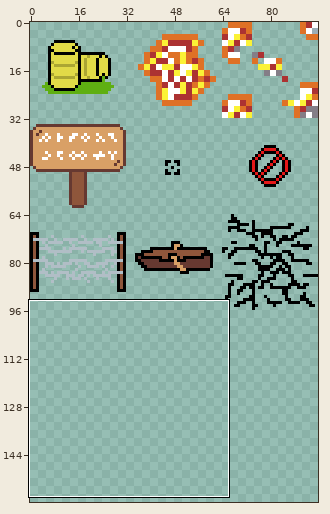
File history of a sprite sheet, Assets/Image/interactable_objects.png. Above, an overview of the earlier version with the close-up marked.
Close-up. Earlier state:
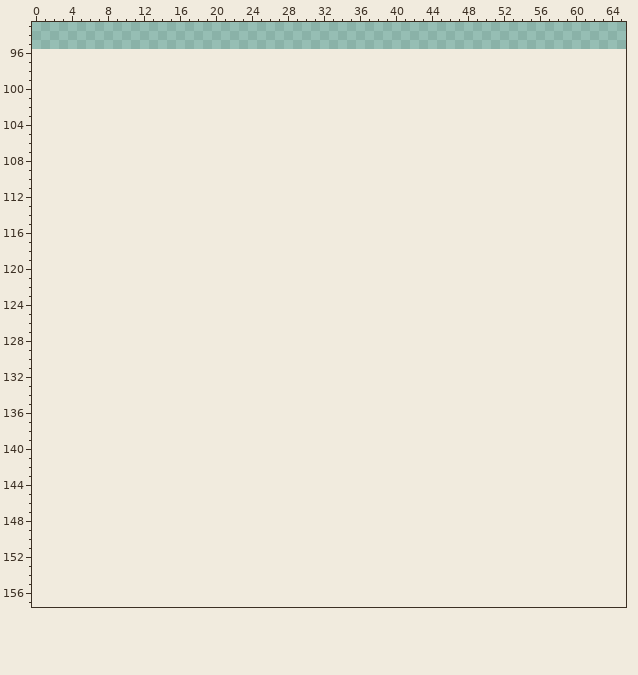
The file is 96x96 pixels. Shown: x 0..65, y 93..157. The old version is drawn lined up with the new one, on the new canvas. The commit also changed other parts of the picture, which this record leaves out.
After the commit:
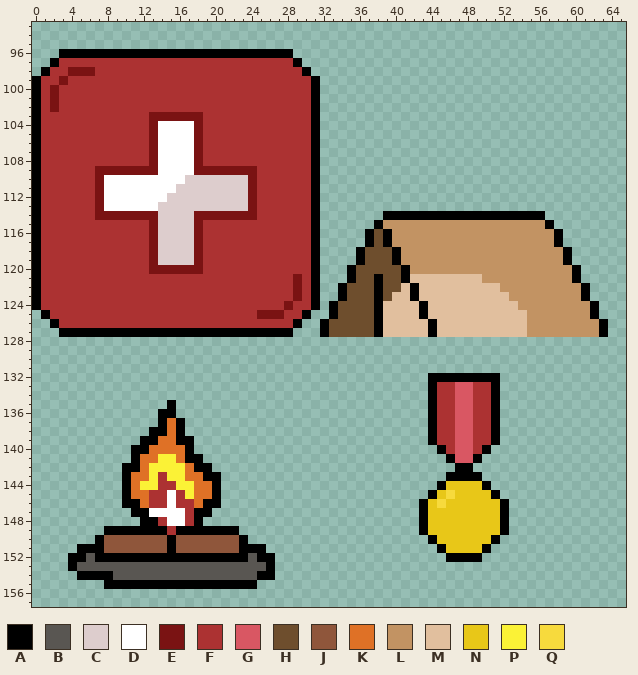
Palette (. is transparent): A #000000  B #595652  C #ddcdcd  D #ffffff  E #7a1313  F #ac3232  G #d95763  H #6e4e2d  J #8f563b  K #df7126  L #c29363  M #e1bf9e  N #e8c718  P #fbf236  Q #f7da3d
The exact change:
canvas 96x96 -> 96x160
Changed rows in their new state; - is an unchanged pixel.
first column x 0:
 96 ---AAAAAAAAAAAAAAAAAAAAAAAAAA-----------------------------------
 97 --AFFFFFFFFFFFFFFFFFFFFFFFFFFA----------------------------------
 98 -AFFEEEFFFFFFFFFFFFFFFFFFFFFFFA---------------------------------
 99 AFFEFFFFFFFFFFFFFFFFFFFFFFFFFFFA--------------------------------
100 AFEFFFFFFFFFFFFFFFFFFFFFFFFFFFFA--------------------------------
101 AFEFFFFFFFFFFFFFFFFFFFFFFFFFFFFA--------------------------------
102 AFEFFFFFFFFFFFFFFFFFFFFFFFFFFFFA--------------------------------
103 AFFFFFFFFFFFFEEEEEEFFFFFFFFFFFFA--------------------------------
104 AFFFFFFFFFFFFEDDDDEFFFFFFFFFFFFA--------------------------------
105 AFFFFFFFFFFFFEDDDDEFFFFFFFFFFFFA--------------------------------
106 AFFFFFFFFFFFFEDDDDEFFFFFFFFFFFFA--------------------------------
107 AFFFFFFFFFFFFEDDDDEFFFFFFFFFFFFA--------------------------------
108 AFFFFFFFFFFFFEDDDDEFFFFFFFFFFFFA--------------------------------
109 AFFFFFFEEEEEEEDDDDEEEEEEEFFFFFFA--------------------------------
110 AFFFFFFEDDDDDDDDDCCCCCCCEFFFFFFA--------------------------------
111 AFFFFFFEDDDDDDDDCCCCCCCCEFFFFFFA--------------------------------
112 AFFFFFFEDDDDDDDCCCCCCCCCEFFFFFFA--------------------------------
113 AFFFFFFEDDDDDDCCCCCCCCCCEFFFFFFA--------------------------------
114 AFFFFFFEEEEEEECCCCEEEEEEEFFFFFFA-------AAAAAAAAAAAAAAAAAA-------
115 AFFFFFFFFFFFFECCCCEFFFFFFFFFFFFA------ALLLLLLLLLLLLLLLLLLA------
116 AFFFFFFFFFFFFECCCCEFFFFFFFFFFFFA-----AHALLLLLLLLLLLLLLLLLLA-----
117 AFFFFFFFFFFFFECCCCEFFFFFFFFFFFFA-----AHALLLLLLLLLLLLLLLLLLA-----
118 AFFFFFFFFFFFFECCCCEFFFFFFFFFFFFA----AHHHALLLLLLLLLLLLLLLLLLA----
119 AFFFFFFFFFFFFECCCCEFFFFFFFFFFFFA----AHHHALLLLLLLLLLLLLLLLLLA----
120 AFFFFFFFFFFFFEEEEEEFFFFFFFFFFFFA---AHHHHHALLLLLLLLLLLLLLLLLLA---
121 AFFFFFFFFFFFFFFFFFFFFFFFFFFFFEFA---AHHAHHAMMMMMMMMLLLLLLLLLLA---
122 AFFFFFFFFFFFFFFFFFFFFFFFFFFFFEFA--AHHHAHHMAMMMMMMMMMLLLLLLLLLA--
123 AFFFFFFFFFFFFFFFFFFFFFFFFFFFFEFA--AHHHAHMMAMMMMMMMMMMLLLLLLLLA--
124 AFFFFFFFFFFFFFFFFFFFFFFFFFFFEFFA-AHHHHAMMMMAMMMMMMMMMMLLLLLLLLA-
125 -AFFFFFFFFFFFFFFFFFFFFFFFEEEFFA--AHHHHAMMMMAMMMMMMMMMMMLLLLLLLA-
126 --AFFFFFFFFFFFFFFFFFFFFFFFFFFA--AHHHHHAMMMMMAMMMMMMMMMMLLLLLLLLA
127 ---AAAAAAAAAAAAAAAAAAAAAAAAAA---AHHHHHAMMMMMAMMMMMMMMMMLLLLLLLLA
first column x 4:
132 ----------------------------------------AAAAAAAA-
133 ----------------------------------------AFFGGFFA-
134 ----------------------------------------AFFGGFFA-
135 -----------A----------------------------AFFGGFFA-
136 ----------AA----------------------------AFFGGFFA-
137 ----------AKA---------------------------AFFGGFFA-
138 ---------AAKA---------------------------AFFGGFFA-
139 --------AAKKAA--------------------------AFFGGFFA-
140 -------AAKKKKA---------------------------AFGGFA--
141 -------AKKPPKAA---------------------------AGGA---
142 ------AAKPPPPKAA---------------------------AA----
143 ------AKKPFPPKKAA-------------------------AAAA---
144 ------AKPPFFPPKKA------------------------ANNNNA--
145 ------AKKFFDFPKKA-----------------------ANQNNNNA-
146 ------AAKFFDFFKAA----------------------ANQNNNNNNA
147 -------AADDDDFAA-----------------------ANNNNNNNNA
148 --------AAFDDFA------------------------ANNNNNNNNA
149 ----AAAAAAAFAAAAAAA--------------------ANNNNNNNNA
150 ---AJJJJJJJAJJJJJJJA--------------------ANNNNNNA-
151 -AAAJJJJJJJAJJJJJJJAAA-------------------ANNNNA--
152 AABAAAAAAAAAAAAAAAAABAA-------------------AAAA---
153 ABBBBBBBBBBBBBBBBBBBBBA--------------------------
154 -AAAABBBBBBBBBBBBBBBBAA--------------------------
155 ----AAAAAAAAAAAAAAAAA----------------------------
